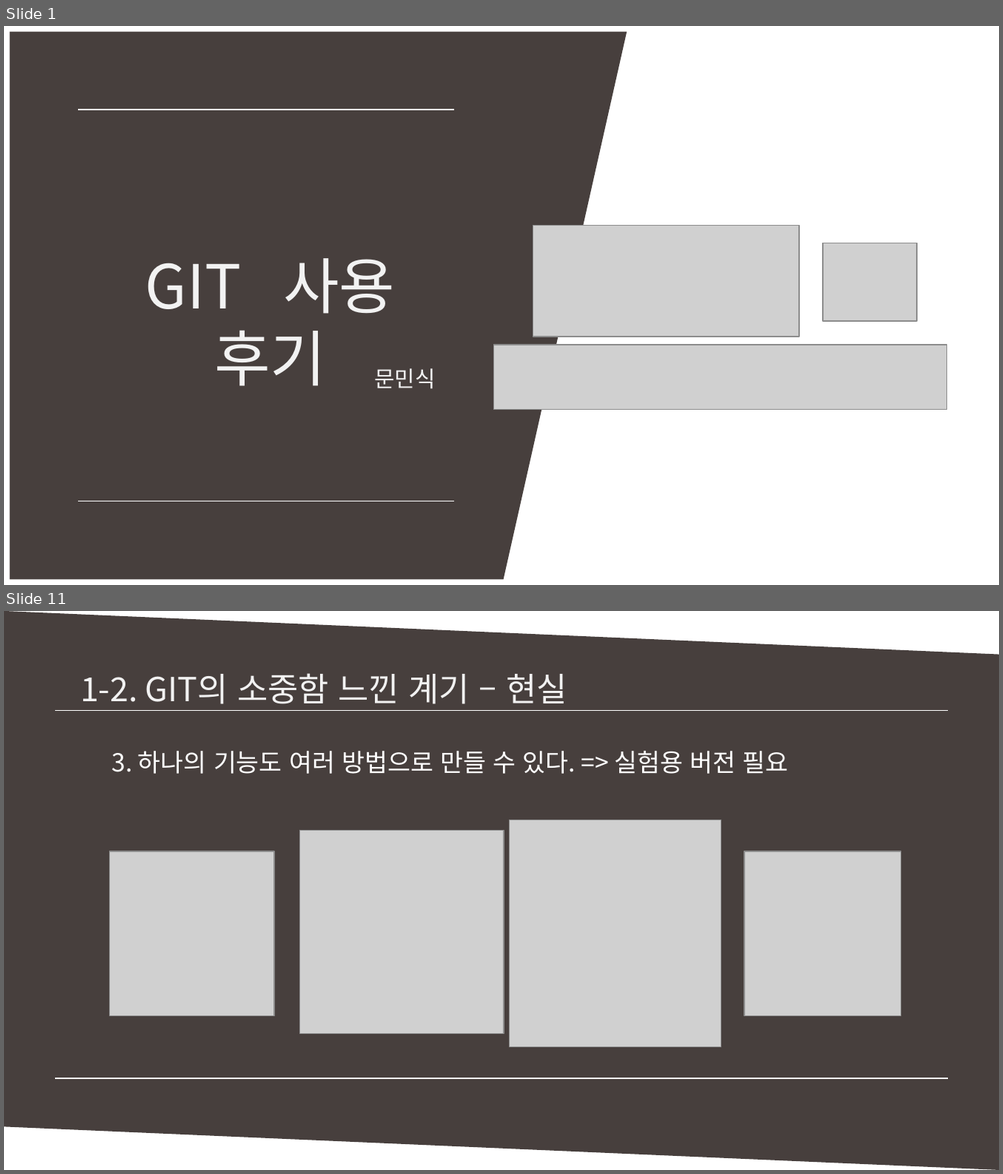
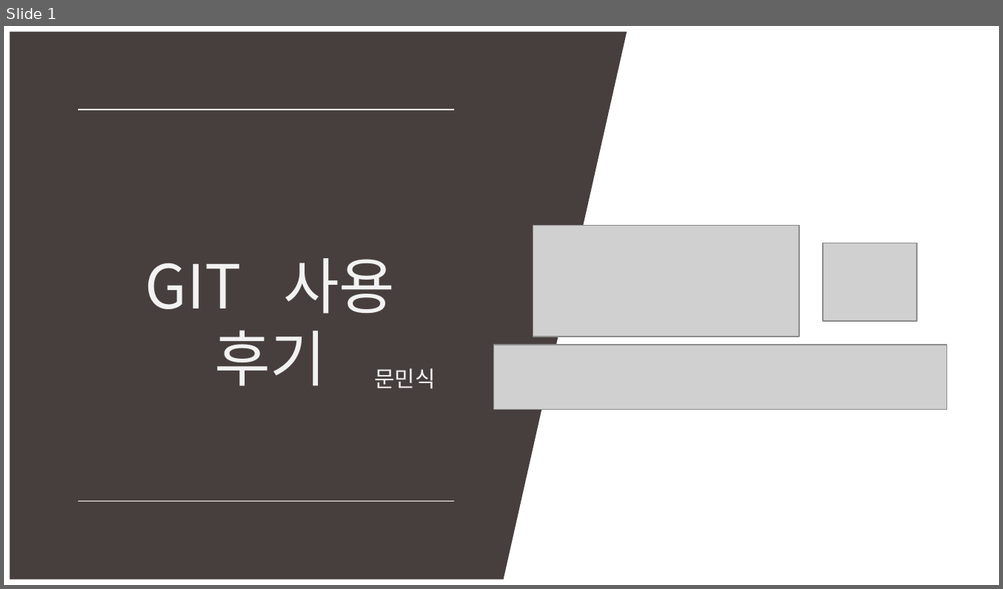
Before and after one commit to MinSikMoon/pptgit, a slide deck: git발표.pptx. Shown one above the other, each under a label of ours: slides 1 and 11 before the commit, slide 1 after it; the slides between them are not shown. The pictures are 1003x1174 and 1003x589 pixels, drawn with LibreOffice and Linux fonts; fonts in the diff are those of the drawing; grey boxes stand for pictures. Boxes give left, top, right and bottom in pixels: in the first picture for what was removed or moved away, otherwise in the second. Text is boxed around its words. In the diff, an @@ line names an element or a change of style, - is before the commit and + after.

```diff
--- a/git발표.pptx
+++ b/git발표.pptx
@@ slide 11 removed at (4, 611, 999, 1170), background #FFFFFF @@
@@ parallelogram removed at (4, 611, 999, 1170) @@
@@ text removed at (80, 673, 566, 704) @@
-1-2. GIT의 소중함 느낀 계기 – 현실
@@ line removed from (55, 710) to (948, 710) @@
@@ line removed from (62, 710) to (948, 710) @@
@@ text removed at (111, 751, 788, 774) @@
-3. 하나의 기능도 여러 방법으로 만들 수 있다. => 실험용 버전 필요
@@ picture removed at (299, 830, 504, 1034) @@
@@ picture removed at (509, 820, 721, 1047) @@
@@ picture removed at (109, 851, 273, 1016) @@
@@ picture removed at (744, 851, 900, 1016) @@
@@ line removed from (55, 1079) to (940, 1079) @@
@@ line removed from (55, 1079) to (948, 1079) @@
```
Also in this commit, not shown: 1 slide changed, 1 slide added, 16 other slides removed.
